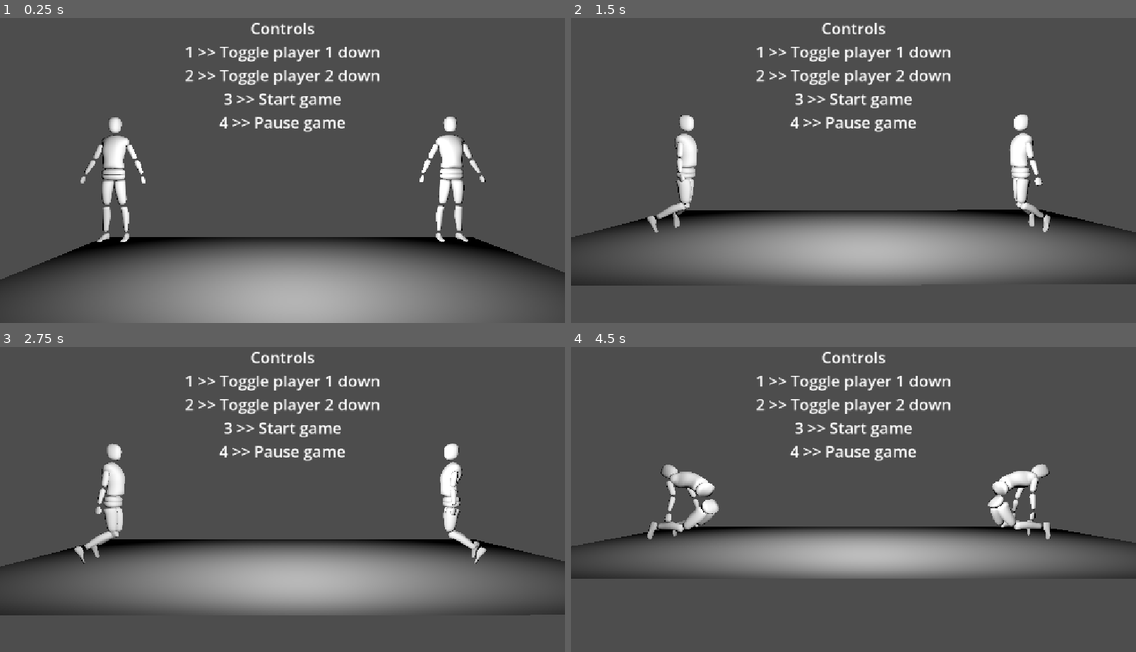
Above: before the commit, frames 1-4 (two rows, left to right).
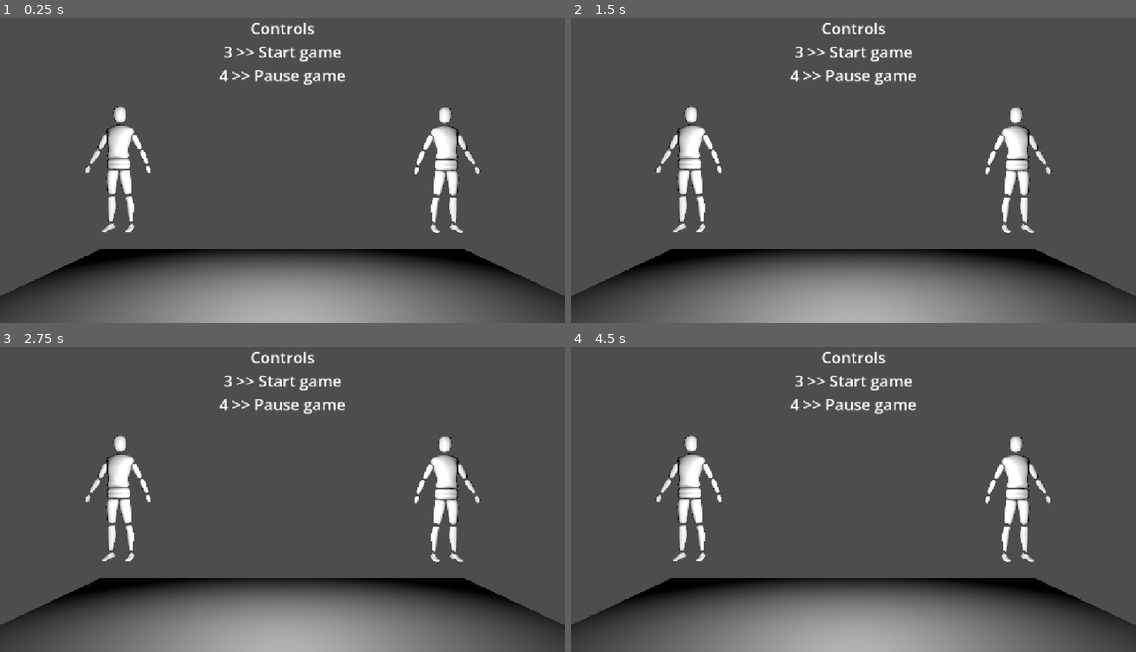
Above: after the commit, the same moments.

Repository: The-MEDINA/SNAP-back
Game: Godot game, scene res://Scenes/controlsTesting.tscn
Same seed, same stepped clock (60 frames per second), same inputs: the game is played once before the commit and once after it. This scene is started directly instead of the project's main scene.
Inputs:
- Up to frame 1 (0.25 s): no input
- Up to frame 2 (1.5 s): hold D (LeftThumbstickRight) 0.53-1.28 s; hold 1 (DebugPlayer1Down) from 1.28 s (still down)
- Up to frame 3 (2.75 s): release 1 (DebugPlayer1Down) at 2.03 s; hold D (LeftThumbstickRight) from 2.03 s (still down)
- Up to frame 4 (4.5 s): release D (LeftThumbstickRight) at 2.78 s; hold W (LeftThumbstickUp) 2.78-3.53 s; hold S (LeftThumbstickDown) from 3.53 s (still down); tap 5 (DebugSplit) at 4.15 s

The runs differ from the first frame. In frame 1, 19% of the frame differs, in the area x 0-100%, y 9-94%; in frame 2, 27%; in frame 3, 28%; in frame 4, 29%, in the area x 0-100%, y 9-100%.

Commit message:
Game playable!

Diff:
--- a/snap-back/Scenes/controlsTesting.tscn
+++ b/snap-back/Scenes/controlsTesting.tscn
@@ -13,8 +13,10 @@
 
 [sub_resource type="PlaneMesh" id="PlaneMesh_1ohda"]
 
-[node name="ControlsTesting" type="Node3D" unique_id=1011487555 node_paths=PackedStringArray("debugLabel")]
+[node name="ControlsTesting" type="Node3D" unique_id=1011487555 node_paths=PackedStringArray("player1", "player2", "debugLabel")]
 script = ExtResource("1_m2lay")
+player1 = NodePath("Character")
+player2 = NodePath("Character2")
 debugLabel = NodePath("Camera3D/DebugLabel")
 
 [node name="Camera3D" type="Camera3D" parent="." unique_id=1019244076 node_paths=PackedStringArray("object1", "object2", "cameraBounds")]
@@ -105,7 +107,7 @@
 shape = SubResource("BoxShape3D_5ti0k")
 
 [node name="Character" type="Node3D" parent="." unique_id=2122778959 node_paths=PackedStringArray("otherPlayer")]
-transform = Transform3D(1, 0, 0, 0, 1, 0, 0, 0, 1, 2.33509, 0.038232327, 0)
+transform = Transform3D(1, 0, 0, 0, 1, 0, 0, 0, 1, -2.4025886, 0.038232327, 0)
 script = ExtResource("3_gg4yg")
 otherPlayer = NodePath("../Character2")
 
@@ -124,11 +126,10 @@
 angular_limit_z/softness = 16.0
 
 [node name="Character2" type="Node3D" parent="." unique_id=2017855393 node_paths=PackedStringArray("otherPlayer")]
-transform = Transform3D(1, 0, 0, 0, 1, 0, 0, 0, 1, -2.6124609, 0.02783084, 0)
+transform = Transform3D(1, 0, 0, 0, 1, 0, 0, 0, 1, 2.3823717, 0.02783084, 0)
 script = ExtResource("3_gg4yg")
-topController = 2
-bottomController = 3
-singlePlayer = false
+topController = 1
+bottomController = 1
 otherPlayer = NodePath("../Character")
 
 [node name="Bottom" parent="Character2" unique_id=190974490 instance=ExtResource("4_gg4yg")]
--- a/snap-back/Scripts/boneForceReceiver.gd
+++ b/snap-back/Scripts/boneForceReceiver.gd
@@ -1,11 +1,13 @@
 extends PhysicalBone3D
 
 var parent: Node3D
+var subParent: Node3D
 
 # Watch contacts for collision
 func _ready() -> void:
 	parent = get_parent().get_parent().get_parent().get_parent().get_parent()
-	PhysicsServer3D.body_set_max_contacts_reported(get_rid(), 3)
+	subParent = get_parent().get_parent().get_parent().get_parent()
+	PhysicsServer3D.body_set_max_contacts_reported(get_rid(), 8)
 
 # When possible, send force information to character controller
 func _integrate_forces(state: PhysicsDirectBodyState3D) -> void:
--- a/snap-back/Scripts/characterController.gd
+++ b/snap-back/Scripts/characterController.gd
@@ -10,9 +10,18 @@
 @export var rotationDamping = 100.0
 @export var bodyDamping = 0.7
 
+# Movement values
+@export var upwardCalfMovementMultiplier = 1.25
+@export var upwardCalfSplitMovementMultiplier = 0.5
+@export var calfMovementMultiplier = 250.0
+@export var calfSplitMovementMultiplier = 18.75
+@export var upperArmSplitMovementMultiplier = 0.175
+
 # Force length required to split
-@export var worldForceThreshold = 25.0
-@export var playerForceThreshold = 2.0
+@export var worldForceThreshold = 1500.0
+@export var playerTopForceThreshold = 35.0
+@export var playerBottomForceThreshold = 350.0
+@export var playerForceAllowance: float
 
 # Controls values
 @export var maxUpperArmControlDistance = 0.3
@@ -29,6 +38,13 @@
 # Game variables
 @export var otherPlayer: Node3D
 @export var splitPlayers = false
+
+# Reconnection values
+@export var reconnectionDistance = 1.0
+@export var reconnectionTimerMax = 1.0
+var reconnectionTimer = reconnectionTimerMax
+@export var safetyTimerAfterReconnection = 1.0
+var safetyTimer = safetyTimerAfterReconnection
 
 # Joints
 var joint: Generic6DOFJoint3D
@@ -99,10 +115,6 @@
 		topController = 999
 		print('Controlling bottom')
 
-# Called every frame. 'delta' is the elapsed time since the previous frame.
-func _process(delta: float) -> void:
-	pass
-
 # Runs on physics tick
 func _physics_process(delta: float) -> void:
 	# Check to see if body should be upright (only if body is close to ground), Character and Joint never actually move
@@ -117,9 +129,16 @@
 			_reduceMovement()
 			_rotateTowardTarget(otherPlayer.global_position, delta)
 			_setTopTransform()
+		else:
+			_tryReconnect(delta)
 		_handlePlayerInput(delta, true)
 	else:
 		_handlePlayerInput(delta, false)
+	# Update safety timer if need be
+	if safetyTimer > 0.0:
+		safetyTimer -= delta
+		if safetyTimer < 0.0:
+			safetyTimer = 0.0
 	# Update parent
 	global_position = (bottomJoint.global_position + topJoint.global_position) / 2.0
 
@@ -172,13 +191,6 @@
 
 # Get inputs and apply to limbs
 func _handlePlayerInput(delta: float, grounded: bool) -> void:
-
-	# DEBUG
-	var split = Input.is_action_just_pressed("DebugSplit")
-	if split:
-		_splitPlayers()
-	# DEBUG
-
 	# Read thumbstick inputs
 	var topRightThumbstick = Vector2(Input.get_joy_axis(topController, JOY_AXIS_RIGHT_X),-Input.get_joy_axis(topController, JOY_AXIS_RIGHT_Y))
 	var topLeftThumbstick = Vector2(Input.get_joy_axis(topController, JOY_AXIS_LEFT_X),-Input.get_joy_axis(topController, JOY_AXIS_LEFT_Y))
@@ -235,19 +247,27 @@
 		bumperPrevious = bumper
 	# Move the player along the ground with movement (seperately between arms and legs if split)
 	if grounded || splitPlayers:
-		var leftCalfInputChange = (leftCalfInput - lastLeftCalfInput) * Vector3(1,0,1)
+		var calfMultiplier = calfSplitMovementMultiplier if splitPlayers else calfMovementMultiplier
+		var calfVectorMultiplier = Vector3(1,upwardCalfSplitMovementMultiplier if splitPlayers else upwardCalfMovementMultiplier,1) if grounded else Vector3(1,0,1)
+		var leftCalfInputChange = (leftCalfInput - lastLeftCalfInput) * calfVectorMultiplier
+		# Y shouldn't be allowed to be greater than 0, also no Y when airborne
+		if leftCalfInputChange.y > 0:
+			leftCalfInputChange.y = 0
 		if leftCalfInput.length() < lastLeftCalfInput.length():
-			bottomJoint.global_position -= leftCalfInputChange * maxCalfControlDistance
-		var rightCalfInputChange = (rightCalfInput - lastRightCalfInput) * Vector3(1,0,1)
+			bottomJoint.linear_velocity -= leftCalfInputChange * maxCalfControlDistance * calfMultiplier
+		var rightCalfInputChange = (rightCalfInput - lastRightCalfInput) * calfVectorMultiplier
+		if rightCalfInputChange.y > 0:
+			rightCalfInputChange.y = 0
 		if rightCalfInput.length() < lastRightCalfInput.length():
-			bottomJoint.global_position -= rightCalfInputChange * maxCalfControlDistance
+			bottomJoint.linear_velocity -= rightCalfInputChange * maxCalfControlDistance * calfMultiplier
 	if splitPlayers:
+		# Arms have no grounded value, cannot move vertically
 		var leftUpperArmInputChange = (leftUpperArmInput - lastLeftUpperArmInput) * Vector3(1,0,1)
 		if leftUpperArmInput.length() < lastLeftUpperArmInput.length():
-			topJoint.global_position -= leftUpperArmInputChange * maxUpperArmControlDistance
+			topJoint.global_position -= leftUpperArmInputChange * maxUpperArmControlDistance * upperArmSplitMovementMultiplier
 		var rightUpperArmInputChange = (rightUpperArmInput - lastRightUpperArmInput) * Vector3(1,0,1)
 		if rightUpperArmInput.length() < lastRightUpperArmInput.length():
-			topJoint.global_position -= rightUpperArmInputChange * maxUpperArmControlDistance
+			topJoint.global_position -= rightUpperArmInputChange * maxUpperArmControlDistance * upperArmSplitMovementMultiplier
 	# Save thumbstick positions for use on next tick
 	lastLeftCalfInput = leftCalfInput
 	lastRightCalfInput = rightCalfInput
@@ -277,9 +297,9 @@
 	topJoint.global_transform = reconnectTransform
 
 # Depending on splitPlayers, either split the bodies or reconnect them
-func _splitPlayers() -> void:
+func _splitPlayers(split: bool) -> void:
 	# Split >> not split, reconnect
-	if splitPlayers:
+	if !split:
 		bottomJoint.angular_velocity = Vector3.ZERO
 		bottomJoint.linear_velocity = Vector3.ZERO
 		topJoint.angular_velocity = Vector3.ZERO
@@ -289,6 +309,7 @@
 		joint.node_a = bottomJoint.get_path()
 		joint.node_b = topJoint.get_path()
 		splitPlayers = false
+		safetyTimer = safetyTimerAfterReconnection
 		return
 	# Not split >> split, disconnect the bodies
 	joint.node_a = NodePath("")
@@ -297,15 +318,40 @@
 
 # Force was applied to a bone, split if high enough
 func _receiveForce(bone: PhysicalBone3D, force: Vector3, collider: Object) -> void:
+	var usedForceThreshold = worldForceThreshold
+	# Forces mean nothing if split or if safety timer is up
+	if splitPlayers || safetyTimer > 0:
+		return
 	# If force is from other bone, ensure force isn't from self and other player is the acting player
 	if collider is PhysicalBone3D:
 		# If colliding with self, do nothing
 		if bone.parent.is_ancestor_of(collider):
 			return
+		# If other player is down, do nothing
+		if bone.parent.splitPlayers:
+			return
 		# If bone velocity is greater than other player's velocity, ignore collision
 		if bone.linear_velocity.length() > collider.linear_velocity.length():
 			return
+		# Set threshold depending on the section of bones that was hit
+		if bone.subParent.name == "Top":
+			usedForceThreshold = playerTopForceThreshold
+		else:
+			usedForceThreshold = playerBottomForceThreshold
 	# Check force
-	var usedForceThreshold = playerForceThreshold if collider.name == "Character" else worldForceThreshold
+	print('force: ', force.length())
+	print('required: ', usedForceThreshold)
 	if force.length() > usedForceThreshold && !splitPlayers:
-		_splitPlayers()
+		_splitPlayers(true)
+
+# Run timer that prevents reconnection, then try to reconnect players
+func _tryReconnect(delta: float) -> void:
+	if reconnectionTimer > 0:
+		reconnectionTimer -= delta
+		if reconnectionTimer <= 0:
+			reconnectionTimer = 0
+		else:
+			return
+	if bottomJoint.global_position.distance_to(topJoint.global_position) < reconnectionDistance:
+		_splitPlayers(false)
+		reconnectionTimer = reconnectionTimerMax
--- a/snap-back/Scripts/gameStateMachine.gd
+++ b/snap-back/Scripts/gameStateMachine.gd
@@ -1,4 +1,4 @@
-extends Node
+extends Node3D
 
 # This script acts as a state machine, thus using an enum
 enum GameState {
@@ -9,19 +9,21 @@
 	GAME_OVER,
 	PAUSED
 }
+@export var player1: Node3D
+@export var player2: Node3D
 @export var debugLabel: Label
 var currentState: GameState
 var resumeState: GameState
+var player1Down: bool
+var player2Down: bool
 
 # Debug values for us, these will be set through events occuring before or during the game
 var startGame: bool = false
-var player1Down: bool = false
-var player2Down: bool = false
 var paused: bool = false
 
 # Variables specific to player timers and game over condition
-var player1Timer: float = 10.0
-var player2Timer: float = 10.0
+var player1Timer: float
+var player2Timer: float
 var player1Outs: int = 0
 var player2Outs: int = 0
 var lastPlayerDown: int = 0
@@ -29,15 +31,17 @@
 
 # Other variables
 var gameCountdownTimer: float = 3.0
-const basePlayerTimer: float = 10.0
+const basePlayerTimer: float = 15.0
 const minPlayerTimer: float = 6.0
-const playerTimeReduction: float = 2.0
+const playerTimeReduction: float = 3.0
+var lastPhysicsState: bool
 
 # Initial value setup
 func _ready() -> void:
 	currentState = GameState.GAME_WAITING
-	print('Controls\n1 >> Toggle player 1 down\n2 >> Toggle player 2 down\n3 >> Start game\n4 >> Pause game')
-	debugLabel.text = 'Controls\n1 >> Toggle player 1 down\n2 >> Toggle player 2 down\n3 >> Start game\n4 >> Pause game'
+	print('Controls\n3 >> Start game\n4 >> Pause game')
+	debugLabel.text = 'Controls\n3 >> Start game\n4 >> Pause game'
+	PhysicsServer3D.set_active(false)
 	return
 
 # On every frame, runs global function, then function specific to current state
@@ -71,9 +75,12 @@
 	if Input.is_action_just_pressed("DebugPause"):
 		paused = !paused
 	# Logic to always run
+	player1Down = player1.splitPlayers
+	player2Down = player2.splitPlayers
 	if paused && currentState != GameState.PAUSED:
 		resumeState = currentState
 		currentState = GameState.PAUSED
+		lastPhysicsState = PhysicsServer3D.space_is_active(get_world_3d().space)
 		PhysicsServer3D.set_active(false)
 	return
 
@@ -92,6 +99,8 @@
 		currentState = GameState.GAME
 		print('Game started!')
 		debugLabel.text = 'Game started!'
+		lastPhysicsState = true
+		PhysicsServer3D.set_active(true)
 		return
 	print('Game Countdown: ' + str(snappedf(gameCountdownTimer, 0.1)))
 	debugLabel.text = 'Game Countdown: ' + str(snappedf(gameCountdownTimer, 0.1))
@@ -156,13 +165,14 @@
 func _gameOver() -> void:
 	print('Game over! Player ' + ('ONE' if player1Win else 'TWO') + ' wins!')
 	debugLabel.text = 'Game over! Player ' + ('ONE' if player1Win else 'TWO') + ' wins!'
+	PhysicsServer3D.set_active(false)
 	return
 
 # Logic when the game is paused (waits until unpaused to resume)
 func _paused() -> void:
 	if !paused:
 		currentState = resumeState
-		PhysicsServer3D.set_active(true)
+		PhysicsServer3D.set_active(lastPhysicsState)
 		return
 	print('Game paused')
 	debugLabel.text = 'Game paused'
